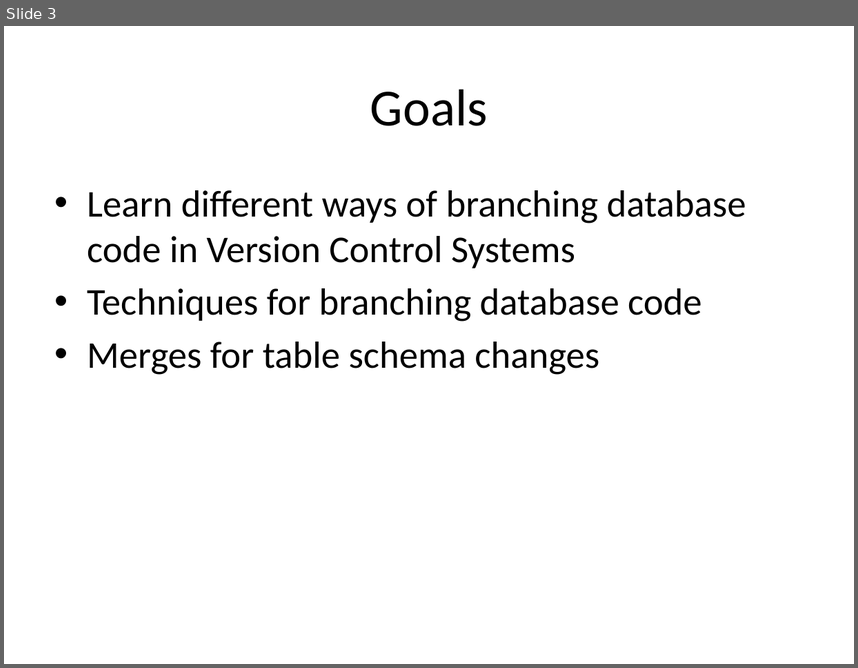
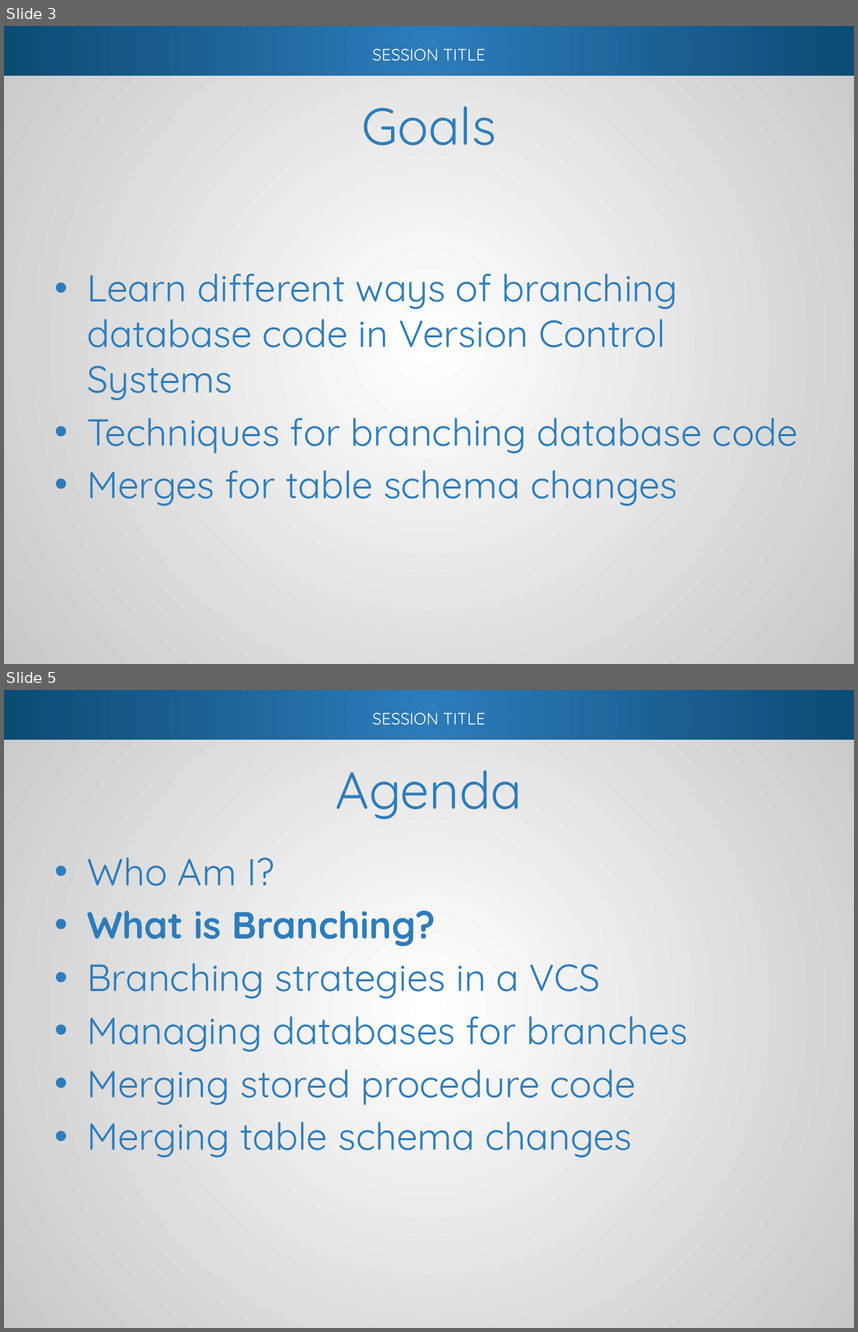
Before and after one commit to way0utwest/Branching-and-Merging-DB-Code, a slide deck: Presentation/BranchMergeDBCode.pptx. Shown one above the other, each under a label of ours: slide 3 before the commit, slides 3 and 5 after it; the slides between them are not shown. The pictures are 858x668 and 858x1332 pixels, drawn with LibreOffice and Linux fonts; fonts in the diff are those of the drawing; background and template pictures are left out. Boxes give left, top, right and bottom in pixels: in the first picture for what was removed or moved away, otherwise in the second. Text is boxed around its words. In the diff, an @@ line names an element or a change of style, - is before the commit and + after.

Commit message:
Added the beginning section that contains the branching types and strategy

```diff
--- a/Presentation/BranchMergeDBCode.pptx
+++ b/Presentation/BranchMergeDBCode.pptx
@@ slide 5 added at [4, 690, 854, 1328], background #FFFFFF; not listed: 3 template elements that a slide beside it also shows @@
@@ title added at [336, 770, 522, 819], 44 pt, text #2D7CBB @@
+Agenda
@@ text added at [87, 857, 687, 1157], 32 pt, text #2D7CBB @@
+• Who Am I?
+• What is Branching?
+• Branching strategies in a VCS
+• Managing databases for branches
+• Merging stored procedure code
+• Merging table schema changes
@@ slide 3 changed as well @@
@@ rectangle added at [4, 26, 854, 664], fill gradient #FFFFFF to #C8C8C8 @@
@@ rectangle added at [4, 26, 854, 75], fill gradient #2D7CBB to #0C4B72 @@
@@ text added at [372, 49, 485, 61], 14 pt, text #FFFFFF @@
+SESSION TITLE
@@ title "Goals": place and size @@
-title "Goals" at [370, 89, 488, 126]
+title "Goals" at [361, 106, 496, 145]
@@ title "Goals" at [361, 106, 496, 145]: font Calibri to Quicksand, text colour #000000 to #2D7CBB @@
@@ text "Learn different ways of branching ..." at [87, 273, 798, 506]: font Calibri to Quicksand, text colour #000000 to #2D7CBB; vertical alignment top to middle @@
```
Also in this commit, not shown: 7 other slides changed, 14 other slides added, 1 slide removed.
